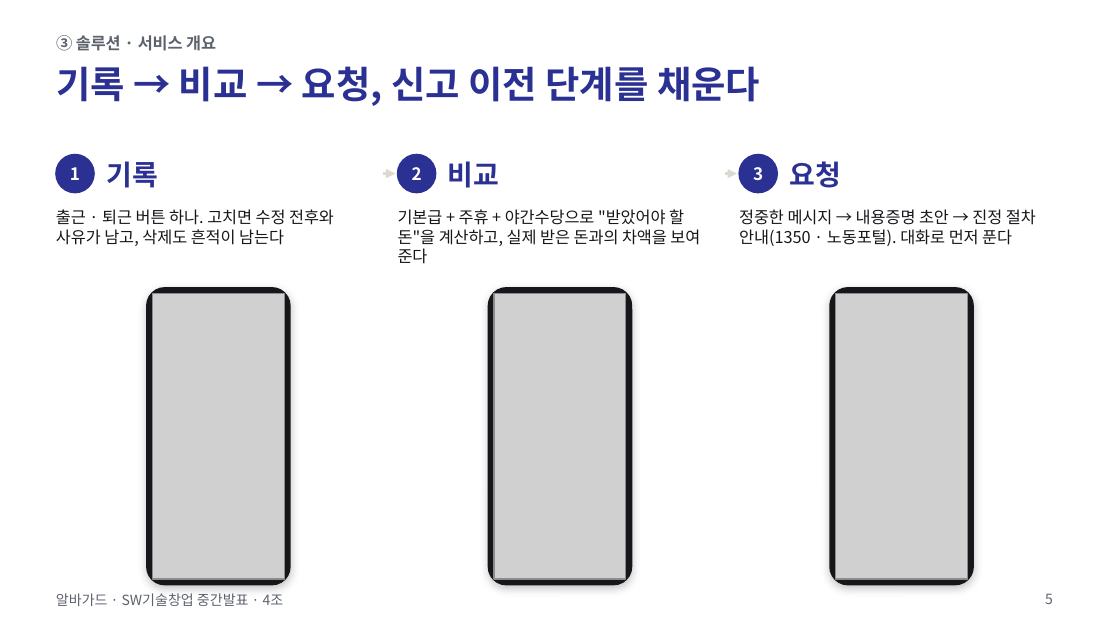
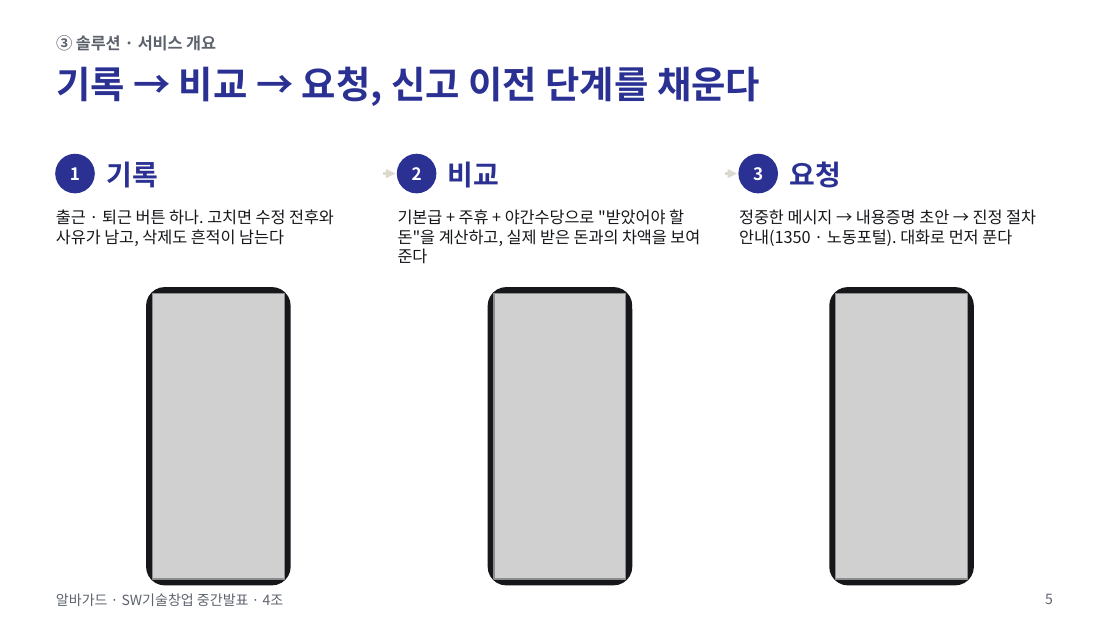
Before and after one commit to jihooni217/albaguard, a slide deck: slide 5 of docs/06_중간발표_PPT.pptx. Drawn at 1120x630 pixels with LibreOffice and Linux fonts; fonts in the diff are those of the drawing; grey boxes stand for pictures. Boxes give left, top, right and bottom in pixels: in the first picture for what was removed or moved away, otherwise in the second. Text is boxed around its words. In the diff, an @@ line names an element or a change of style, - is before the commit and + after.

```diff
--- a/docs/06_중간발표_PPT.pptx
+++ b/docs/06_중간발표_PPT.pptx
@@ shadow off in 3 elements at bbox=[147, 288, 290, 585], bbox=[488, 288, 632, 585], bbox=[830, 288, 973, 585] @@
```
Also in this commit, not shown: 7 other slides changed, 5 other files.
